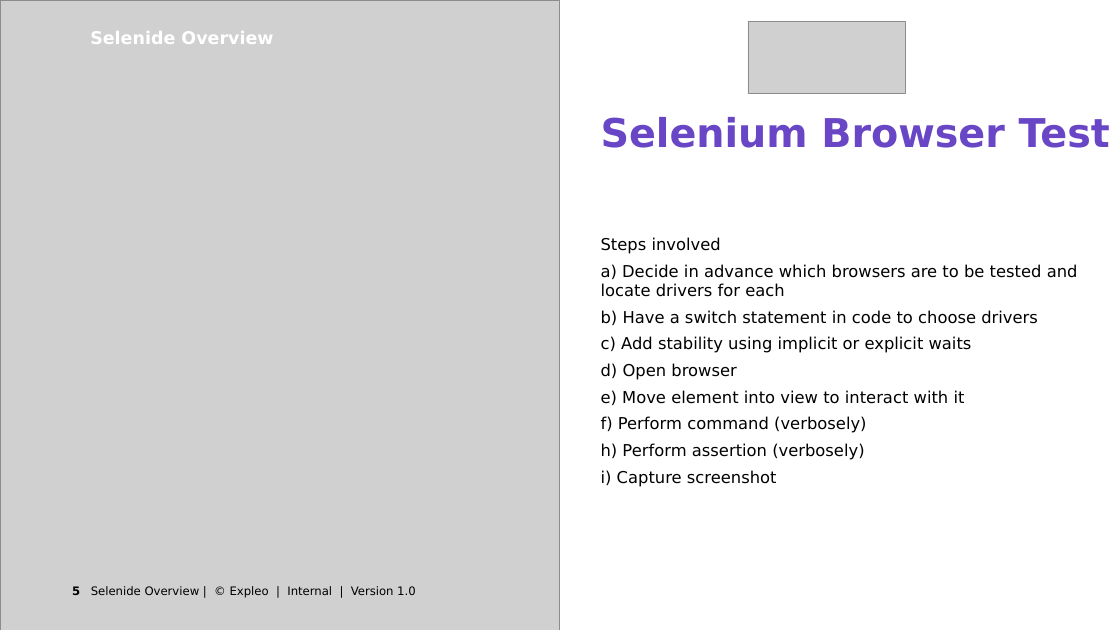
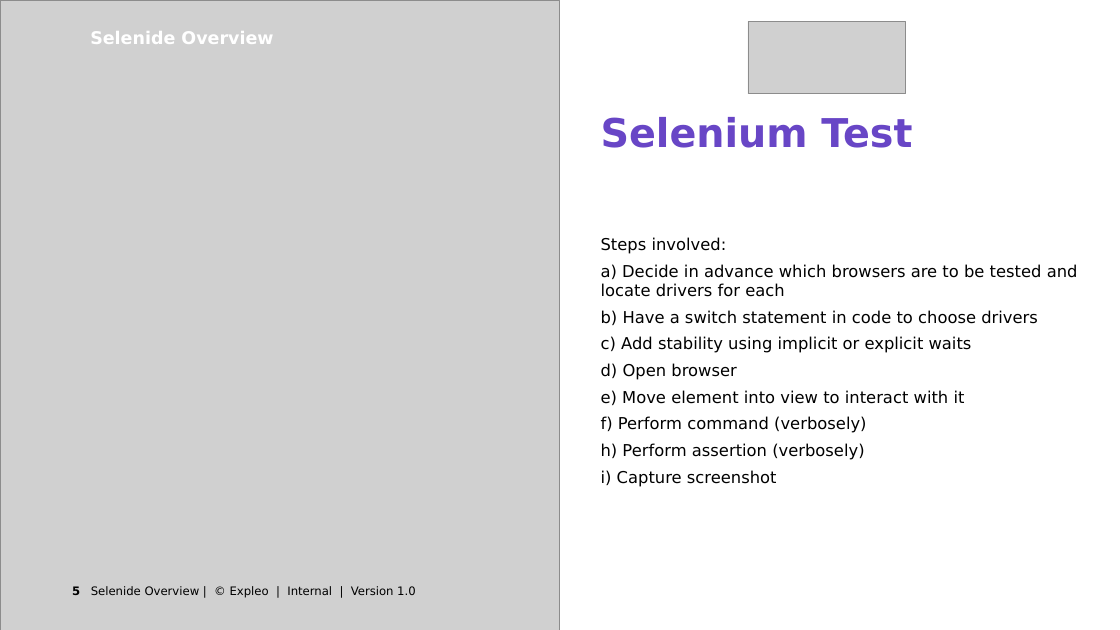
Before and after one commit to FSullExpleo/expleo-selenide-demo, a slide deck: slide 5 of Selenide Overview - Presentation to QE stream Q2 2022.pptx. Drawn at 1120x630 pixels with LibreOffice and Linux fonts; fonts in the diff are those of the drawing; grey boxes stand for pictures; background and template pictures are left out. Boxes give left, top, right and bottom in pixels: in the first picture for what was removed or moved away, otherwise in the second. Text is boxed around its words. In the diff, an @@ line names an element or a change of style, - is before the commit and + after.

```diff
--- a/Selenide Overview - Presentation to QE stream Q2 2022.pptx
+++ b/Selenide Overview - Presentation to QE stream Q2 2022.pptx
@@ text at (601, 117, 912, 148): text changed @@
-Selenium Browser Test
+Selenium Test
@@ text at (601, 237, 727, 254): text changed @@
-Steps involved
+Steps involved:
```
Also in this commit, not shown: 3 other slides changed.
